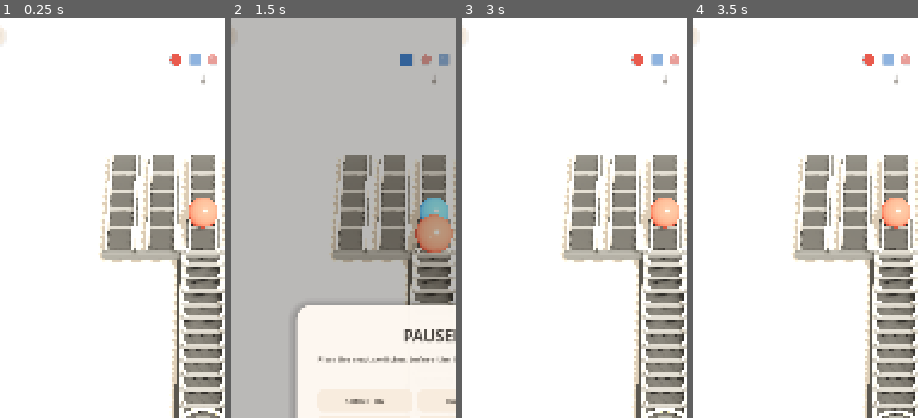
Above: before the commit, frames 1-4 (left to right).
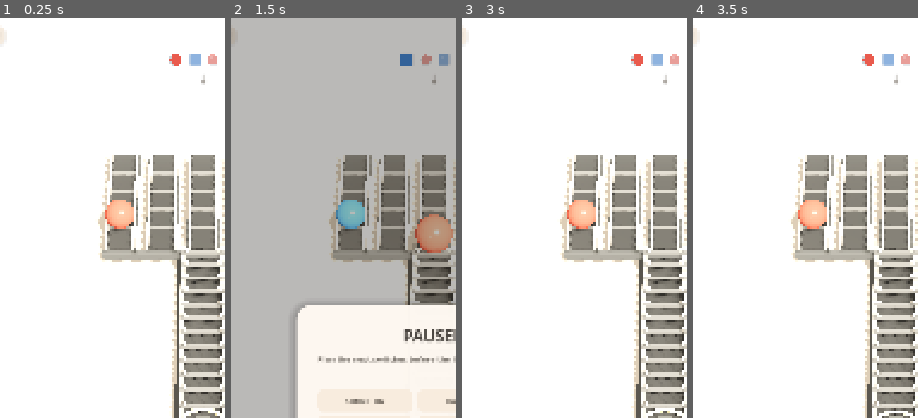
Above: after the commit, the same moments.

Repository: mocchaust64/rail_game
Game: Godot game, scene res://app/main.tscn
Same seed, same stepped clock (60 frames per second), same inputs: the game is played once before the commit and once after it.
Inputs:
- Up to frame 1 (0.25 s): no input
- Up to frame 2 (1.5 s): click "↻" at 0.5 s; click "Ⅱ" at 1.25 s
- Up to frame 3 (3 s): click "TEXT NORMAL" at 2 s; click "RESTART LEVEL" at 2.75 s
- Up to frame 4 (3.5 s): no input
The pictures show only the part of the screen within x 5-55%, y 0-50%; the shares and areas given below are measured in that part.

The runs differ from the first frame. In frame 1, 1.8% of the frame differs, in the area x 43-97%, y 45-54%; in frame 2, 1.5%; in frame 3, 1.8%; in frame 4, 1.8%.

Commit message:
visual: show real upcoming cargo across feeder lanes

Diff:
--- a/gameplay/source_actor.gd
+++ b/gameplay/source_actor.gd
@@ -1,10 +1,12 @@
 class_name SourceActor
 extends Node3D
 
+const MAX_VISIBLE_QUEUE := 8
+
 var source_id: String = ""
 var _shell: Node3D
-var _preview_anchor: Node3D
-var _preview_visual: Node3D
+var _preview_layer: Node3D
+var _preview_visuals: Array[Node3D] = []
 var _feeder: Node3D
 var _clock: float = 0.0
 
@@ -12,38 +14,52 @@
 func configure(id_value: String) -> void:
     source_id = id_value
 
-    # The target video begins with open feeder lanes, not a large hopper sitting
-    # on the spawn point. Keep the source physical but let the rails be the hero.
     _shell = Node3D.new()
     _shell.name = "FeederSource"
     add_child(_shell)
     _build_feeder()
 
-    _preview_anchor = Node3D.new()
-    _preview_anchor.name = "NextCargoPreview"
-    _preview_anchor.position = Vector3(0, 0.47, -0.56)
-    add_child(_preview_anchor)
+    _preview_layer = Node3D.new()
+    _preview_layer.name = "UpcomingCargoOnRails"
+    add_child(_preview_layer)
 
 
 func set_preview(kind: String) -> void:
-    if _preview_anchor == null:
+    var kinds: Array = []
+    if not kind.is_empty():
+        kinds.append(kind)
+    set_preview_queue(kinds)
+
+
+func set_preview_queue(kinds: Array) -> void:
+    if _preview_layer == null:
         return
-    if _preview_visual != null and is_instance_valid(_preview_visual):
-        _preview_anchor.remove_child(_preview_visual)
-        _preview_visual.queue_free()
-        _preview_visual = null
-    if kind.is_empty():
-        return
-    _preview_visual = VisualFactory.create_kind_visual(kind, 0.28)
-    _preview_anchor.add_child(_preview_visual)
+    for visual in _preview_visuals:
+        if visual != null and is_instance_valid(visual):
+            visual.queue_free()
+    _preview_visuals.clear()
+
+    var lane_offsets := [-1.52, -0.76, 0.0, 0.76, 1.52]
+    var visible_count := mini(MAX_VISIBLE_QUEUE, kinds.size())
+    for i in range(visible_count):
+        var lane_index := i % lane_offsets.size()
+        var row := i / lane_offsets.size()
+        var visual := VisualFactory.create_kind_visual(String(kinds[i]), 0.27)
+        visual.position = Vector3(
+            float(lane_offsets[lane_index]),
+            0.47,
+            -0.52 - float(row) * 0.62
+        )
+        _preview_layer.add_child(visual)
+        _preview_visuals.append(visual)
 
 
 func _process(delta: float) -> void:
     _clock += delta
-    if _preview_anchor != null:
-        # Balls rest on the feeder. A tiny turn keeps the toy alive without the
-        # floating/bobbing motion that made the old source look synthetic.
-        _preview_anchor.rotation.y = sin(_clock * 1.2) * 0.025
+    if _preview_layer != null:
+        # Keep queued cargo physically planted. Only a barely visible turn stops
+        # the bank feeling frozen while avoiding the old floating-preview look.
+        _preview_layer.rotation.y = sin(_clock * 1.1) * 0.006
 
 
 func react_launch() -> void:
@@ -101,8 +117,6 @@
             sleeper.material_override = VisualFactory.material(Color("#737576"), 0.54, 0.0, 0.08)
             lane_root.add_child(sleeper)
 
-    # A shallow guide at the lane mouths visually groups the five feeders before
-    # they enter the main network, matching the reference silhouette.
     var mouth_bar := MeshInstance3D.new()
     var mouth_mesh := BoxMesh.new()
     mouth_mesh.size = Vector3(3.62, 0.08, 0.18)
